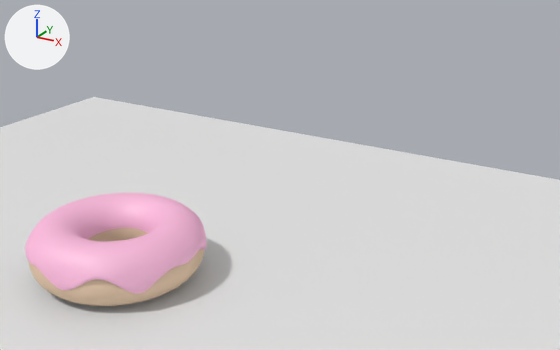
What one commit did to the Blender file doughnut scene.blend.
One viewpoint serves both versions: a 50 mm lens placed at (8.85, -9.27, 6.37), pointed at (2.38, 1.75, 1.48). The axes (+X, +Y, +Z) are drawn at upper left. The lights are the same throughout.
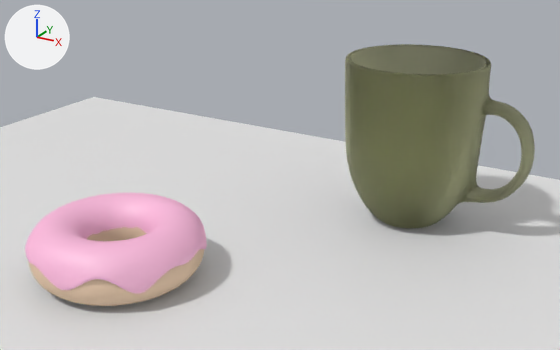
Where the change shows, as pixel boxes [x1, y1, x2, y2] in the pictures (560 x 350 px):
'Cylinder', added
    after: [345, 44, 535, 228]

The change, as a list of edits to the scene's bpy script:
```text
Add mat_material:
    mat_material = bpy.data.materials.new('Material')
    mat_material.use_nodes = True; mat_material.node_tree.nodes.clear()
    _N = mat_material.node_tree.nodes; _L = mat_material.node_tree.links
    n0 = _N.new('ShaderNodeOutputMaterial'); n0.name = 'Material Output'
    n1 = _N.new('ShaderNodeBsdfGlass'); n1.name = 'Glass BSDF'
    n1.distribution = 'BECKMANN'
    n1.inputs[0].default_value = (0.791, 0.8, 0.648, 1.0)  # 'Color', white #e6e7d3
    n1.inputs[1].default_value = 0.747  # 'Roughness'
    n1.inputs[2].default_value = 1.45  # 'IOR'
    _L.new(n1.outputs[0], n0.inputs[0])  # 'BSDF' to 'Surface'
Add me_cylinder_001:
    me_cylinder_001.from_pydata(...)  # 292 vertices, 280 faces; spans x -1.05..1.81, y -1.05..1.05, z -1.43..1.06
    me_cylinder_001.materials.append(mat_material)
Add ob_cylinder:
    ob_cylinder = bpy.data.objects.new('Cylinder', me_cylinder_001)
    ob_cylinder.location = (3.82, 4.34, 1.86)
    ob_cylinder.scale = (1.29, 1.29, 1.29)
    _m = ob_cylinder.modifiers.new('Subsurf', 'SUBSURF')
    _m.levels = 5
```
